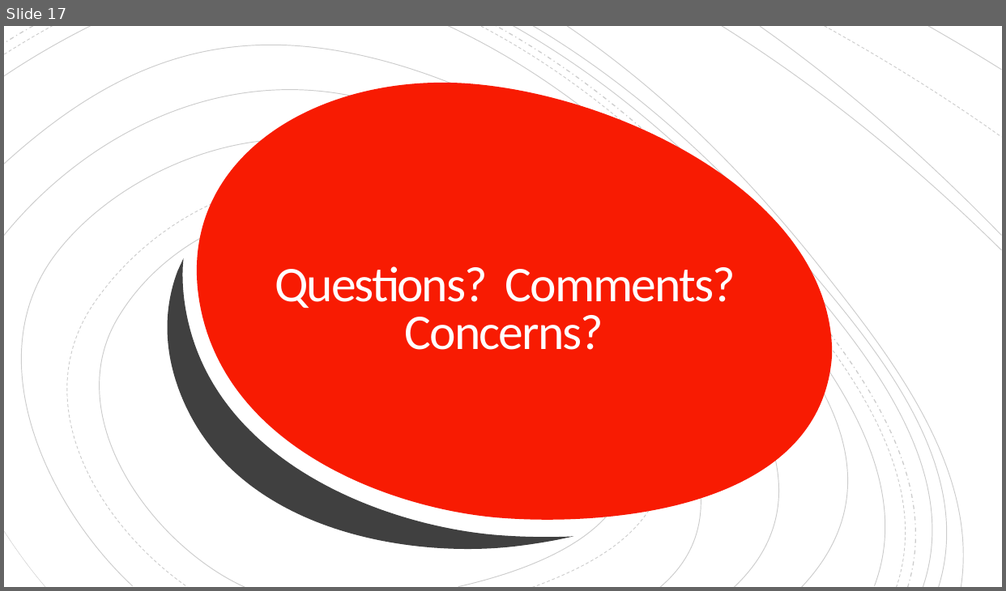
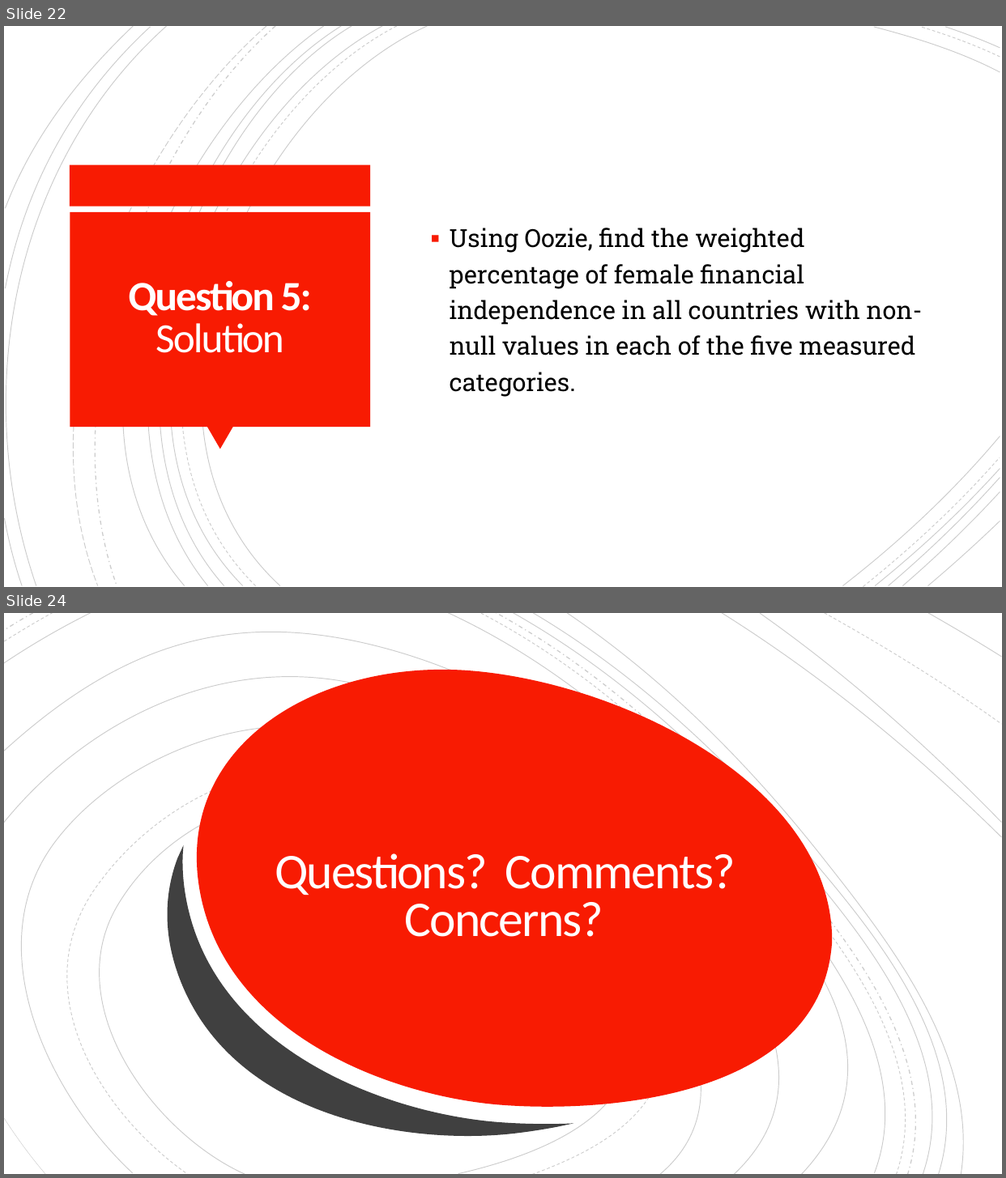
Before and after one commit to cordellsl/Project2, a slide deck: Project 2 Presentation.pptx. Shown one above the other, each under a label of ours: slide 17 before the commit, slides 22 and 24 after it; the slides between them are not shown. The pictures are 1006x591 and 1006x1178 pixels, drawn with LibreOffice and Linux fonts; fonts in the diff are those of the drawing. Boxes give left, top, right and bottom in pixels: in the first picture for what was removed or moved away, otherwise in the second. Text is boxed around its words. In the diff, an @@ line names an element or a change of style, - is before the commit and + after.

```diff
--- a/Project 2 Presentation.pptx
+++ b/Project 2 Presentation.pptx
@@ slide 22 added at bbox=[4, 26, 1002, 587], background #FFFFFF @@
@@ group added at bbox=[4, 26, 1000, 587]: 21 freeform shapes @@
@@ rectangle added at bbox=[70, 165, 371, 207], fill #F81B02 @@
@@ rectangle added at bbox=[70, 212, 370, 427], fill #F81B02 @@
@@ text added at bbox=[450, 228, 922, 397], 24 pt, text #000000 @@
+▪ Using Oozie, find the weighted percentage of female financial independence in all countries with non-null values in each of the five measured categories.
@@ title added at bbox=[128, 281, 312, 353], 40 pt, text #FFFEFF, bold @@
+Question 5:
+Solution
@@ triangle added at bbox=[206, 427, 233, 450], fill #F81B02 @@
@@ what was slide 17 is now slide 24 @@
```
Also in this commit, not shown: 14 slides changed, 6 other slides added.
